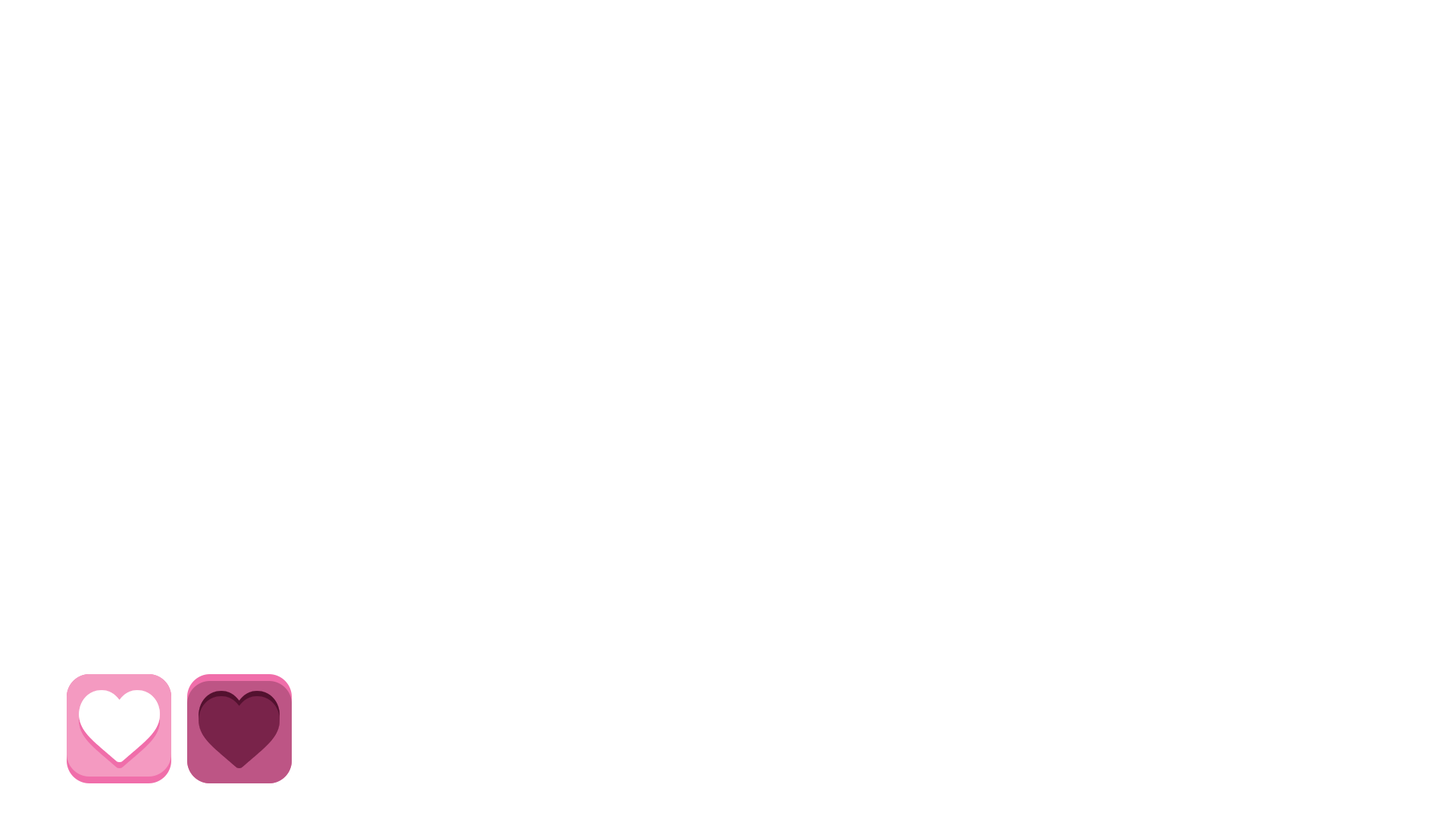
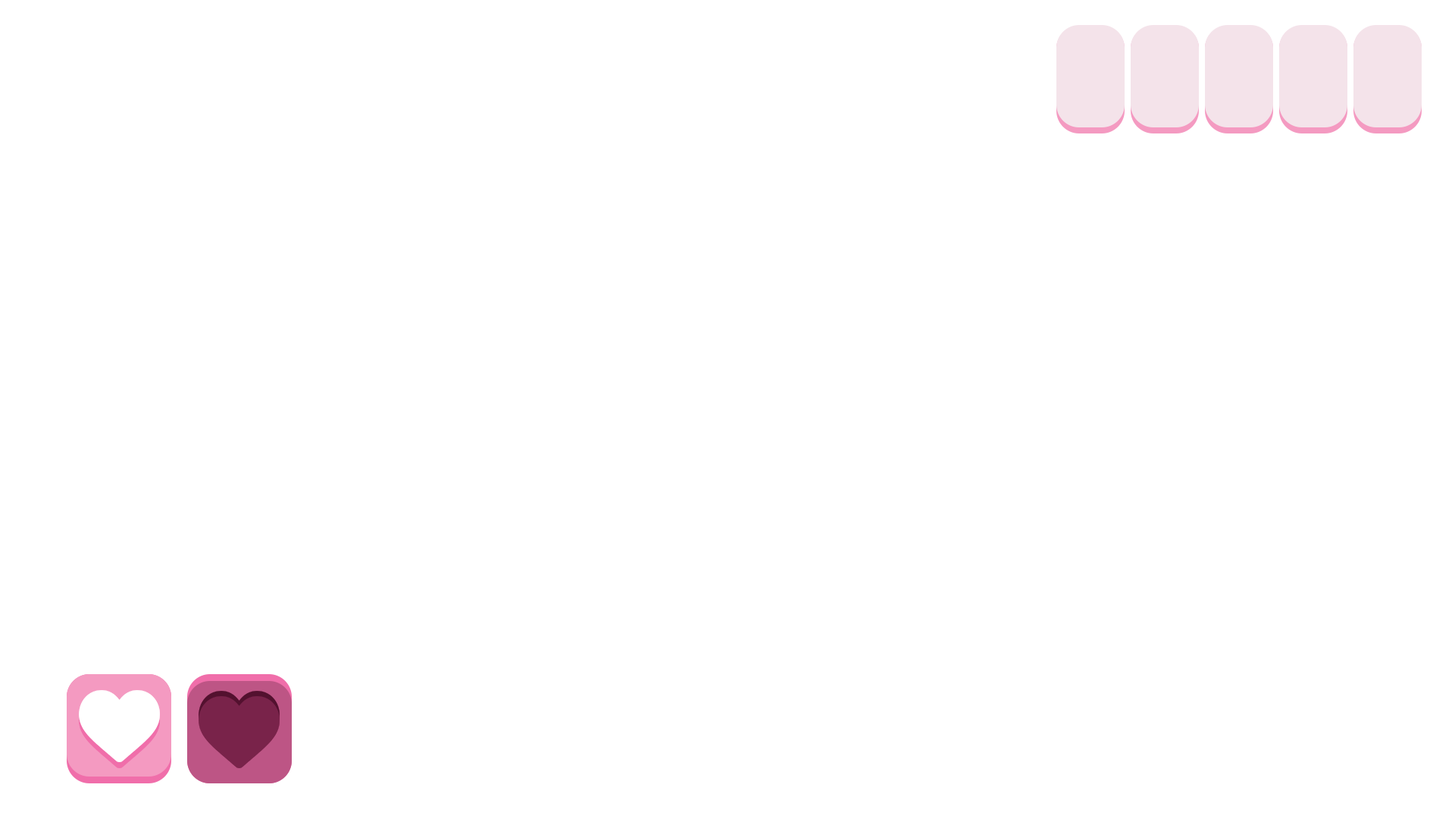
The second w=1455, h=819 image is a revision of the first. Changes to its layers:
added group "Scoring System" with 10 layers above "ButtonLifeOff" over [1056, 25, 1422, 134]
added layer "Rectangle arrondi 2 copie 9" in group "Scoring System" over [1056, 25, 1125, 128]
added layer "Rectangle arrondi 2 copie 8" in group "Scoring System" over [1056, 25, 1125, 134]
added layer "Rectangle arrondi 2 copie 7" in group "Scoring System" over [1130, 25, 1200, 128]
added layer "Rectangle arrondi 2 copie 6" in group "Scoring System" over [1130, 25, 1200, 134]
added layer "Rectangle arrondi 2 copie 5" in group "Scoring System" over [1205, 25, 1274, 128]
added layer "Rectangle arrondi 2 copie 4" in group "Scoring System" over [1205, 25, 1274, 134]
added layer "Rectangle arrondi 2 copie 3" in group "Scoring System" over [1279, 25, 1348, 128]
added layer "Rectangle arrondi 2 copie 2" in group "Scoring System" over [1279, 25, 1348, 134]
added layer "Rectangle arrondi 2" in group "Scoring System" over [1353, 25, 1422, 128]
added layer "Rectangle arrondi 2 copie" in group "Scoring System" over [1353, 25, 1422, 134]
